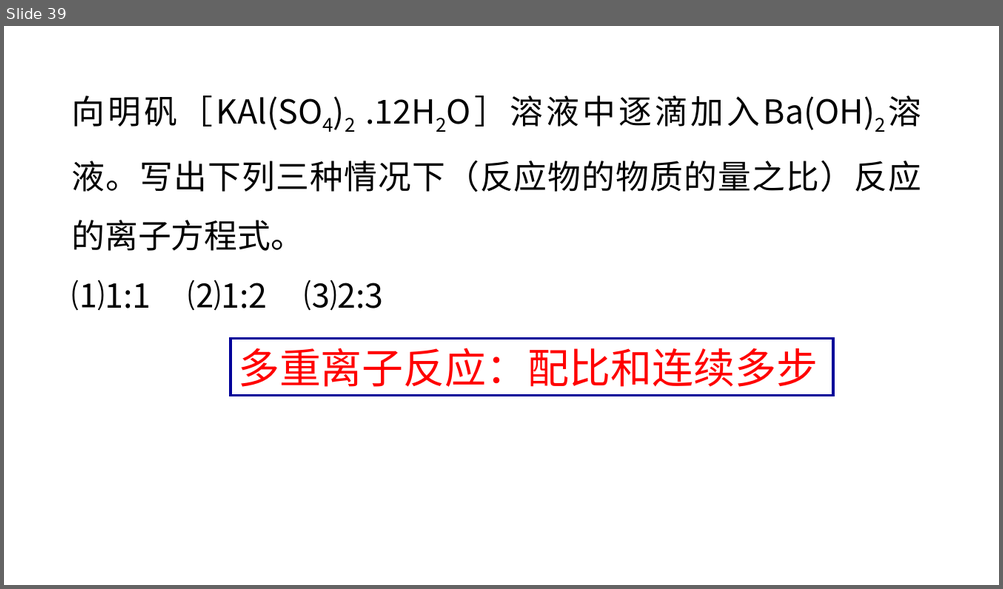
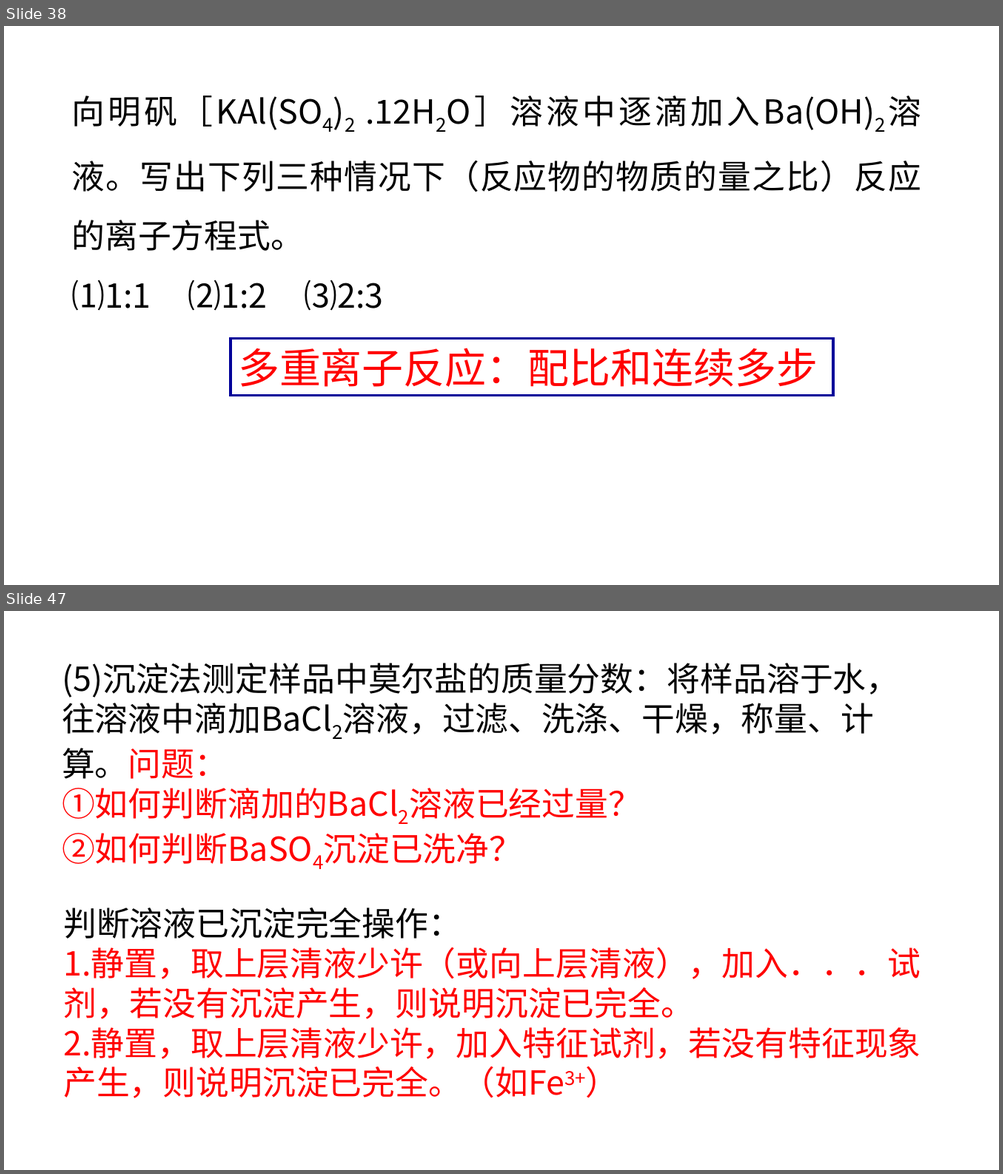
Before and after one commit to EntropyRiser/underwaterftp, a slide deck: files/Chemistry/一轮复习—离子反应专题 正式.ppt. Shown one above the other, each under a label of ours: slide 39 before the commit, slides 38 and 47 after it; the slides between them are not shown. The pictures are 1003x589 and 1003x1174 pixels, drawn with LibreOffice and Linux fonts; fonts in the diff are those of the drawing. Boxes give left, top, right and bottom in pixels: in the first picture for what was removed or moved away, otherwise in the second. Text is boxed around its words. In the diff, an @@ line names an element or a change of style, - is before the commit and + after.

```diff
--- a/files/Chemistry/一轮复习—离子反应专题 正式.ppt
+++ b/files/Chemistry/一轮复习—离子反应专题 正式.ppt
@@ slide 47 added at [4, 611, 999, 1170], background #FFFFFF @@
@@ text added at [62, 663, 899, 779], 32 pt, text #000000 @@
+(5)沉淀法测定样品中莫尔盐的质量分数：将样品溶于水，往溶液中滴加BaCl2溶液，过滤、洗涤、干燥，称量、计算。问题：
+①如何判断滴加的BaCl2溶液已经过量？
+②如何判断BaSO4沉淀已洗净？
@@ text added at [63, 908, 920, 1099], 32 pt, text #FF0000 @@
+判断溶液已沉淀完全操作：
+1.静置，取上层清液少许（或向上层清液），加入．．．试剂，若没有沉淀产生，则说明沉淀已完全。
+2.静置，取上层清液少许，加入特征试剂，若没有特征现象产生，则说明沉淀已完全。（如Fe3+）
@@ what was slide 39 is now slide 38 @@
```
Also in this commit, not shown: 4 slides changed, 7 other slides added, 25 slides removed.
